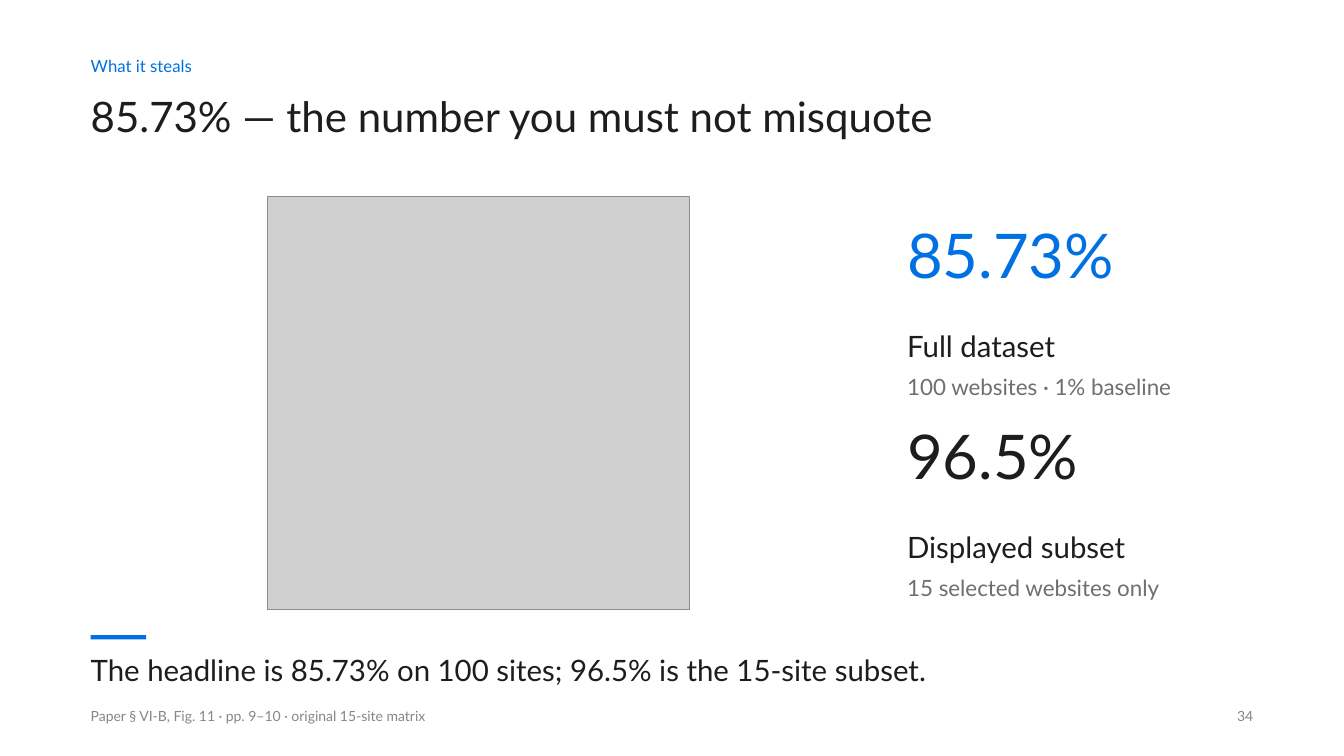
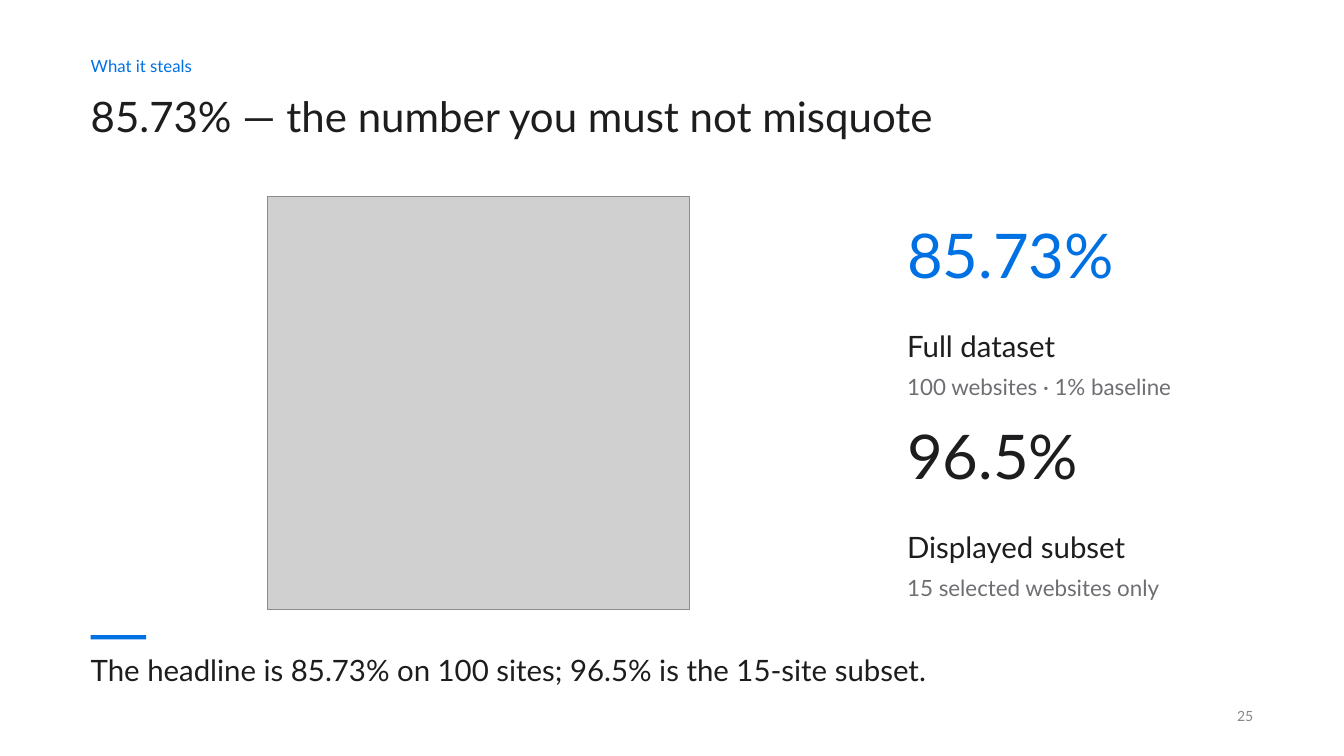
Before and after one commit to siddharthbc/Microarch-presentation, a slide deck: slide 25 of deck_v2/output/DSASSASSIN_v2.pptx (slide 34 before the commit). Drawn at 1344x756 pixels with LibreOffice and Linux fonts; fonts in the diff are those of the drawing; grey boxes stand for pictures. Boxes give left, top, right and bottom in pixels: in the first picture for what was removed or moved away, otherwise in the second. Text is boxed around its words. In the diff, an @@ line names an element or a change of style, - is before the commit and + after.

```diff
--- a/deck_v2/output/DSASSASSIN_v2.pptx
+++ b/deck_v2/output/DSASSASSIN_v2.pptx
@@ text removed at [91, 711, 426, 724] @@
-Paper § VI-B, Fig. 11 · pp. 9–10 · original 15-site matrix
@@ text at [1237, 711, 1253, 721]: text changed @@
-34
+25
```
Also in this commit, not shown: 37 other slides changed, 5 slides added, 22 slides removed, 54 other files.
